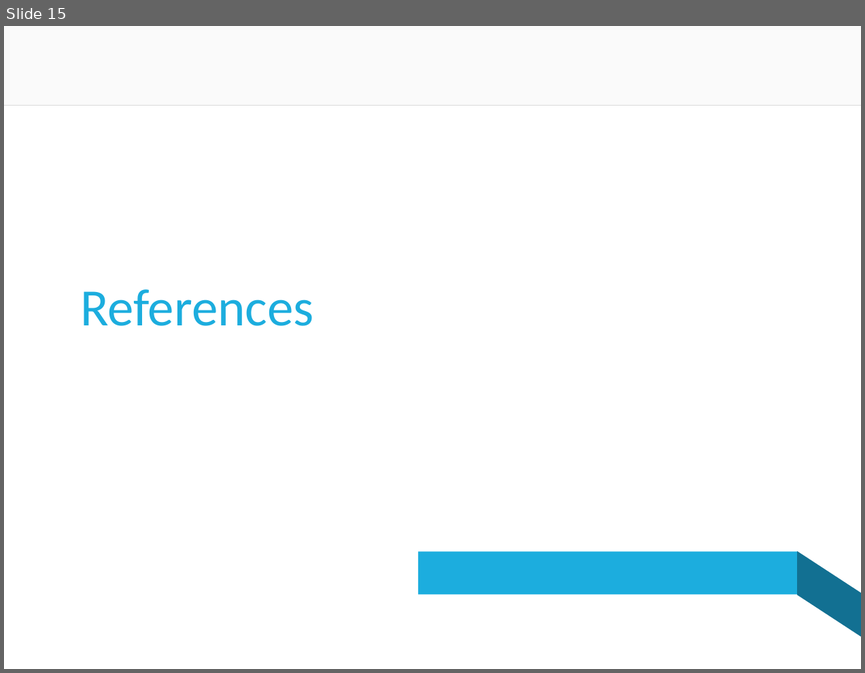
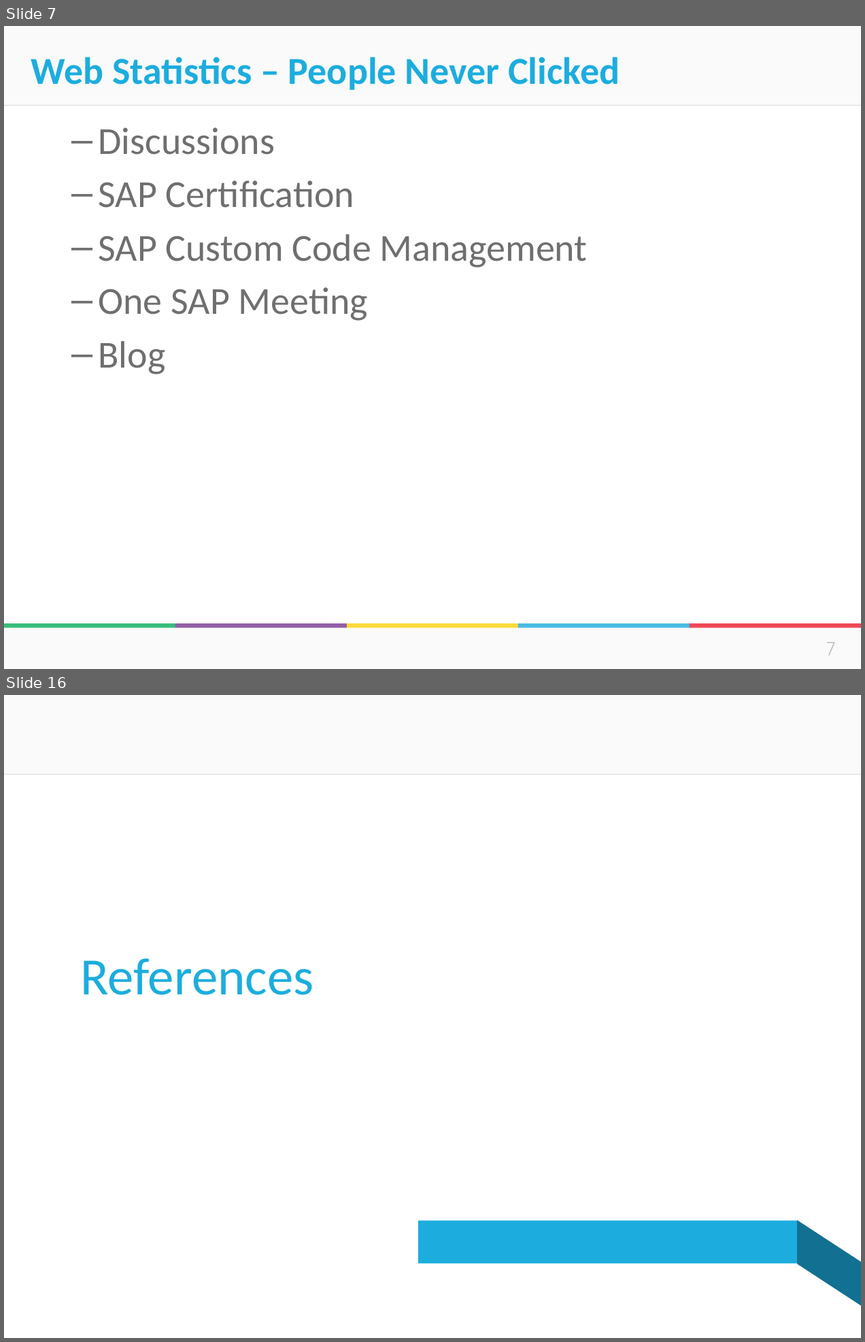
Before and after one commit to donus3/BusGoEveryWhere, a slide deck: Integration New Homepage.pptx. Shown one above the other, each under a label of ours: slide 15 before the commit, slides 7 and 16 after it; the slides between them are not shown. The pictures are 865x673 and 865x1342 pixels, drawn with LibreOffice and Linux fonts; fonts in the diff are those of the drawing; background and template pictures are left out. Boxes give left, top, right and bottom in pixels: in the first picture for what was removed or moved away, otherwise in the second. Text is boxed around its words. In the diff, an @@ line names an element or a change of style, - is before the commit and + after.

```diff
--- a/Integration New Homepage.pptx
+++ b/Integration New Homepage.pptx
@@ slide 7 added at (x1=4, y1=26, x2=861, y2=669), background #FFFFFF; not listed: 2 template elements that a slide beside it also shows @@
@@ title added at (x1=31, y1=57, x2=619, y2=90), 32 pt, text #1CADDE, bold @@
+Web Statistics – People Never Clicked
@@ text added at (x1=98, y1=127, x2=587, y2=374), 32 pt, text #6F6F6F @@
+  – Discussions
+  – SAP Certification
+  – SAP Custom Code Management
+  – One SAP Meeting
+  – Blog
@@ rectangle added at (x1=4, y1=628, x2=861, y2=669), fill #FAFAFA @@
@@ group added at (x1=4, y1=623, x2=861, y2=628): 5 rectangles @@
@@ text added at (x1=825, y1=642, x2=835, y2=655), 16 pt, text #BFBFBF @@
+7
@@ what was slide 15 is now slide 16 @@
```
Also in this commit, not shown: 11 slides changed, 3 other slides added, 3 slides removed.
